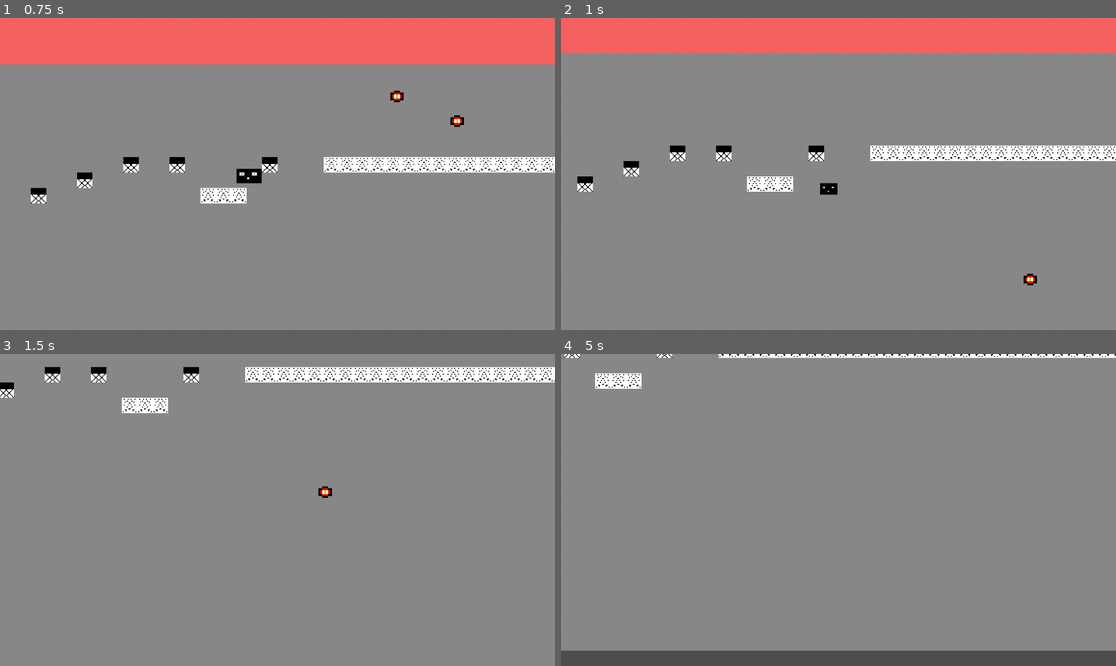
Above: before the commit, frames 1-4 (two rows, left to right).
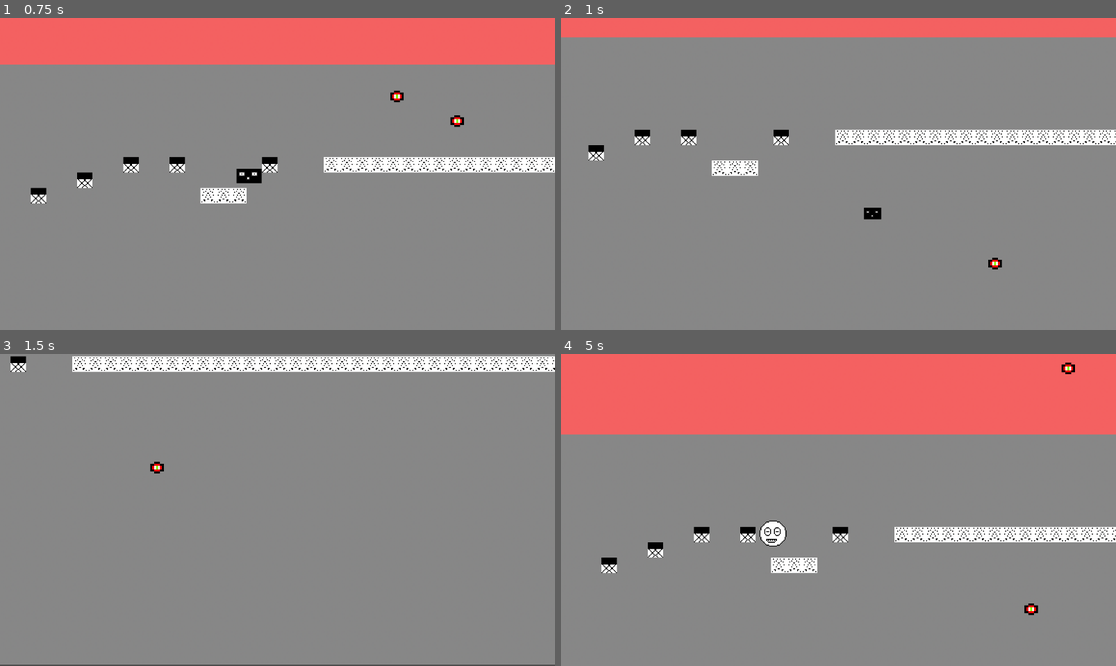
Above: after the commit, the same moments.

Repository: speed987185/Switch-Fast
Game: Godot game, scene res://Scenes/main.tscn
Same seed, same stepped clock (60 frames per second), same inputs: the game is played once before the commit and once after it.
Inputs (mouse positions are in pixels of both pictures, inside the frame that each line leads up to):
- Up to frame 1 (0.75 s): tap Enter at 0.5 s; move the mouse to (399, 158) at 0.52 s; hold D (right) from 0.53 s (still down); tap Alt at 0.6 s; click (399, 158) at 0.67 s
- Up to frame 2 (1 s): keep holding D (right); tap Space (jump) at 0.77 s
- Up to frame 3 (1.5 s): keep holding D (right); move the mouse to (166, 525) at 1.27 s; tap Shift at 1.35 s
- Up to frame 4 (5 s): tap Space (jump) at 1.52, 3.02, 3.77, 4.52 s; move the mouse to (894, 441) at 2.02 s; release D (right) at 2.03 s; hold A (left) 2.03-2.78 s; tap Alt at 2.1, 3.6 s; move the mouse to (810, 572) at 2.77 s; hold D (right) 2.78-4.28 s; tap Shift at 2.85, 4.35 s; click (810, 572) at 2.92 s; move the mouse to (1005, 556) at 3.52 s; move the mouse to (672, 463) at 4.27 s; hold A (left) from 4.28 s (still down)

Frame 1 is identical in both runs. In frame 2, 12% of the frame differs, in the area x 0-100%, y 6-86%; in frame 3, 7.3%; in frame 4, 34%, in the area x 0-100%, y 0-100%.

Commit message:
made a background for menu its in menu folder

Diff:
--- a/Script/kill_zone.gd
+++ b/Script/kill_zone.gd
@@ -6,7 +6,7 @@
 
 func _on_body_entered(_body: Node2D) -> void:
 	print(" you died silly")
-	Engine.time_scale = 0.5
+	Engine.time_scale = 0.8
 	_body.get_node("CollisionShape2D").queue_free()
 	dyingtime.start()
 
--- a/Script/main.gd
+++ b/Script/main.gd
@@ -19,8 +19,8 @@
 	player2.process_mode = Node.PROCESS_MODE_DISABLED
 	enable_camera(player2, false)
 
-	# Timer of 5 sec to use player 2
-	timer.wait_time = 5.0
+	# Timer of 5 sec
+	timer.wait_time = 1.5
 	timer.one_shot = true
 	timer.timeout.connect(_on_timer_timeout)
 
--- a/Script/player_2.gd
+++ b/Script/player_2.gd
@@ -1,8 +1,8 @@
 extends CharacterBody2D
 
 
-const SPEED = 150
-const JUMP_VELOCITY = -400.0
+const SPEED = 500
+const JUMP_VELOCITY = -800
 
 
 func _physics_process(delta: float) -> void:
Binary file added: Menu/bg-a.png
Binary file added: Menu/bg-b.png
Binary file added: Menu/bg-ba.png
Binary file added: Menu/bg-e.png
Binary file added: Menu/menu-bg.png
Binary file added: Menu/upscaled-8x-256x256 (1).png
Binary file added: Menu/upscaled-8x-256x256 (2).png
Binary file added: Menu/upscaled-8x-256x256 (3).png
Binary file added: Menu/upscaled-8x-256x256.png
